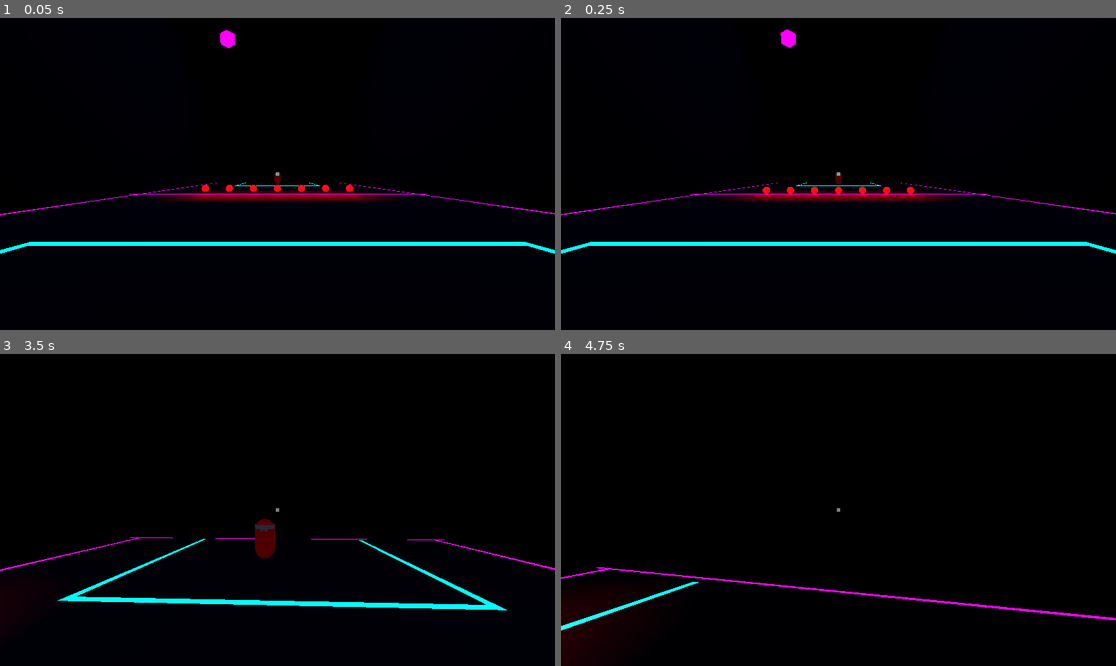
Above: before the commit, frames 1-4 (two rows, left to right).
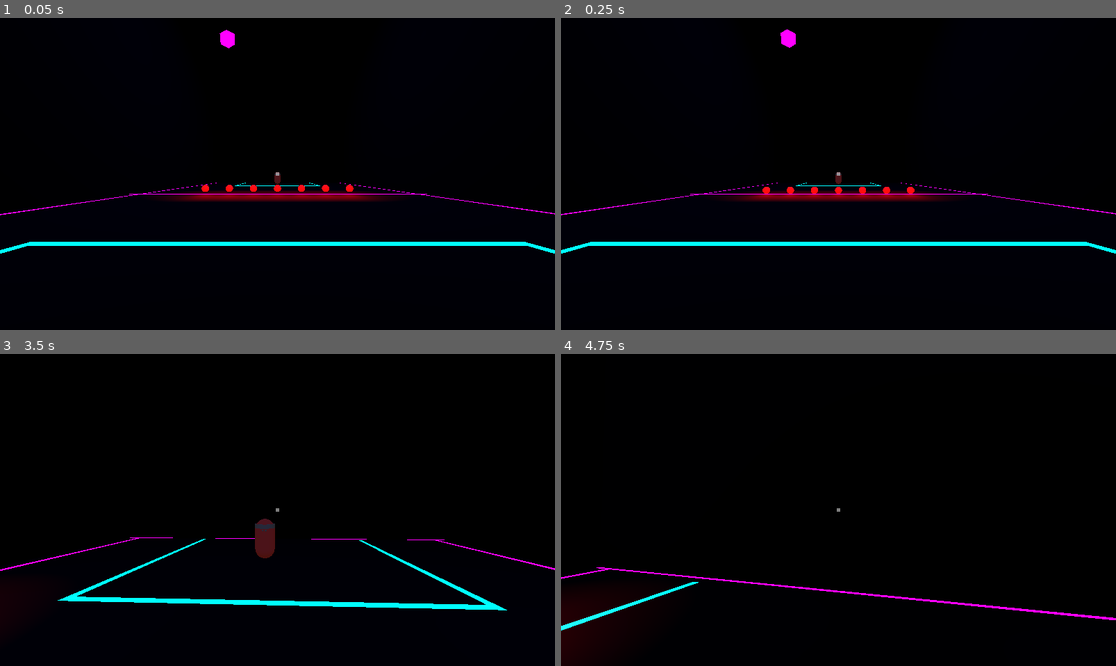
Above: after the commit, the same moments.

Repository: 548778-stack/dodge-ultimate
Game: Godot game, scene res://level_1.tscn
Two runs of this game, one before a commit and one after it. Both use one fixed random seed, a clock stepped at 60 frames per second and the inputs below. This scene is started directly instead of the project's main scene.
Inputs (mouse positions are in pixels of both pictures, inside the frame that each line leads up to):
- Up to frame 1 (0.05 s): no input
- Up to frame 2 (0.25 s): no input
- Up to frame 3 (3.5 s): tap Enter at 0.5 s; move the mouse to (305, 510) at 0.52 s; press the mouse at (305, 510) at 0.53 s; hold W (move_forward) from 0.53 s (still down); tap Space (jump) at 0.77, 1.52, 3.02 s; move the mouse to (249, 510) at 1.27 s; release the mouse at (249, 510) at 1.28 s; click (249, 510) at 1.35 s; move the mouse to (288, 503) at 2.02 s; press the mouse at (288, 503) at 2.03 s; move the mouse to (271, 516) at 2.77 s; release the mouse at (271, 516) at 2.78 s; click (271, 516) at 2.85 s
- Up to frame 4 (4.75 s): keep holding W (move_forward); move the mouse to (877, 513) at 3.52 s; press the mouse at (877, 513) at 3.53 s; tap Space (jump) at 3.77, 4.52 s; move the mouse to (794, 506) at 4.27 s; release the mouse at (794, 506) at 4.28 s; click (794, 506) at 4.35 s

The runs differ from the first frame. In frame 3, less than 0.1% of the frame differs, in the area x 45-50%, y 52-64%; in frame 4, nothing differs.

Commit message:
stuff

Diff:
--- a/Enemy.tscn
+++ b/Enemy.tscn
@@ -5,7 +5,7 @@
 [sub_resource type="CapsuleShape3D" id="CapsuleShape3D_gqquq"]
 
 [sub_resource type="StandardMaterial3D" id="StandardMaterial3D_tt7e2"]
-albedo_color = Color(1, 0, 0, 1)
+albedo_color = Color(0.98039216, 0.30980393, 0.27058825, 1)
 
 [sub_resource type="CapsuleMesh" id="CapsuleMesh_gqquq"]
 material = SubResource("StandardMaterial3D_tt7e2")
@@ -54,19 +54,19 @@
 [node name="BallDetectionArea" type="Area3D" parent="." unique_id=960952184]
 
 [node name="CollisionShape3D" type="CollisionShape3D" parent="BallDetectionArea" unique_id=1725876078]
-transform = Transform3D(1, 0, 0, 0, 1, 0, 0, 0, 1, 0, 3.2503662, 0)
+transform = Transform3D(1, 0, 0, 0, 1, 0, 0, 0, 1, -0.0008472204, 3.2238631, 0.009981036)
 shape = SubResource("BoxShape3D_s7bn3")
 
 [node name="Head" type="Node3D" parent="." unique_id=1440917691]
 
 [node name="MeshInstance3D2" type="MeshInstance3D" parent="Head" unique_id=1347121030]
-transform = Transform3D(1, 0, 0, 0, 1, 0, 0, 0, 1, 0, 0.6222724, 0)
+transform = Transform3D(1, 0, 0, 0, 1, 0, 0, 0, 1, 0, 0.6529485, 0)
 mesh = SubResource("CylinderMesh_tt7e2")
 
 [node name="MeshInstance3D3" type="MeshInstance3D" parent="Head" unique_id=1873740954]
-transform = Transform3D(1, 0, 0, 0, 1, 0, 0, 0, 1, -0.11661698, 0.47287077, 0.5027921)
+transform = Transform3D(1, 0, 0, 0, 0.21306312, -0.97703844, 0, 0.97703844, 0.21306312, -0.062467232, 0.47287077, 0.5027921)
 mesh = SubResource("CapsuleMesh_tt7e2")
 
 [node name="MeshInstance3D4" type="MeshInstance3D" parent="Head" unique_id=56432190]
-transform = Transform3D(1, 0, 0, 0, 1, 0, 0, 0, 1, 0.12254587, 0.47287077, 0.5027921)
+transform = Transform3D(1, 0, 0, 0, 1, 0, 0, 0, 1, 0.08751944, 0.47287077, 0.5027921)
 mesh = SubResource("CapsuleMesh_tt7e2")
--- a/project.godot
+++ b/project.godot
@@ -11,7 +11,7 @@
 [application]
 
 config/name="Dodge Ultimate"
-run/main_scene="uid://dnckn15c64gyj"
+run/main_scene="uid://d2kxyjcnuargs"
 config/features=PackedStringArray("4.7", "Mobile")
 config/icon="res://icon.svg"
 
